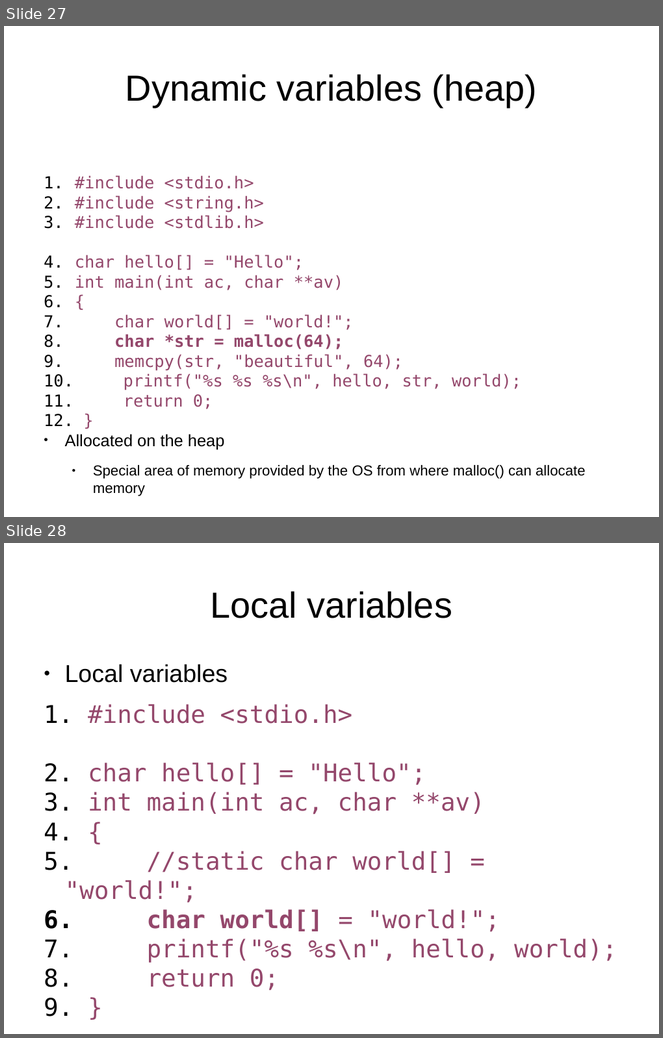
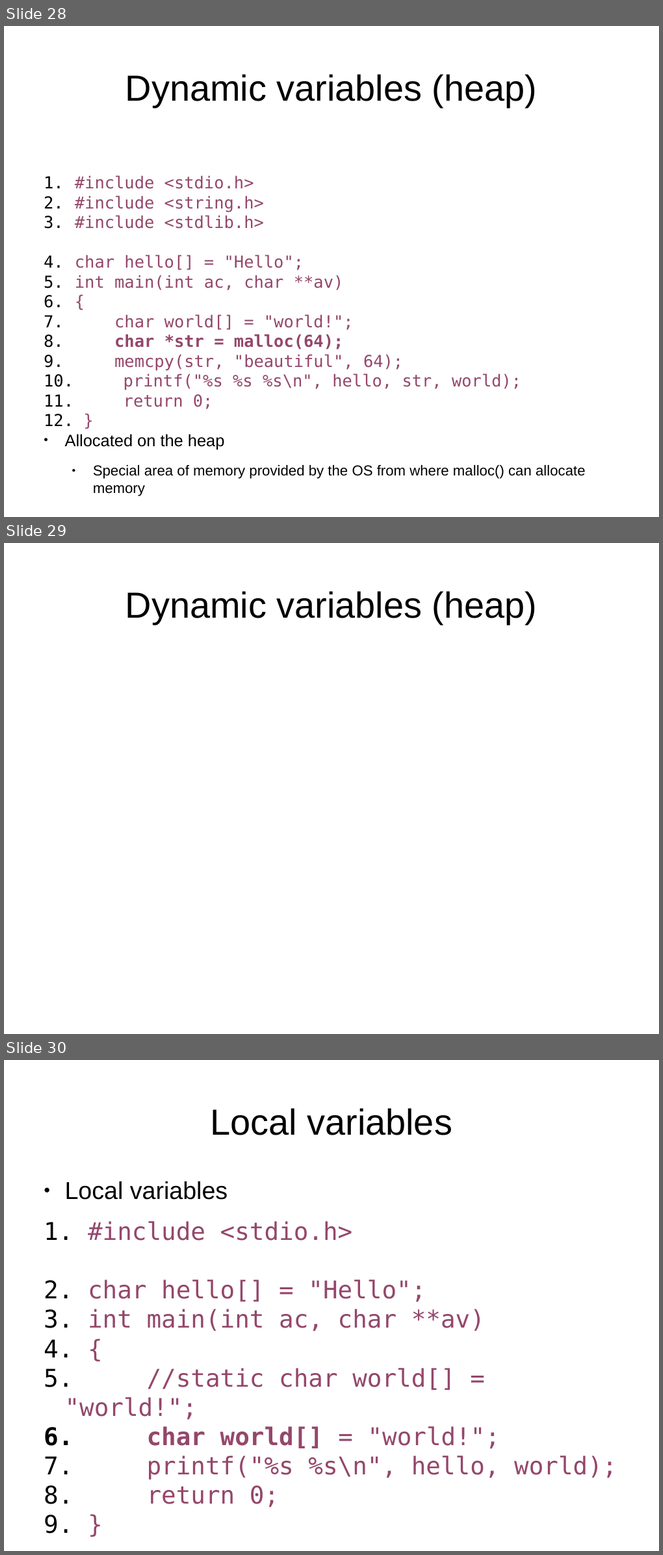
Before and after one commit to antonburtsev/cs5460, a slide deck: lectures/lecture03-calling-conventions/lecture03-calling-conventions.odp. Shown one above the other, each under a label of ours: slides 27 and 28 before the commit, slides 28, 29 and 30 after it. The pictures are 663x1038 and 663x1555 pixels, drawn with LibreOffice and Linux fonts; fonts in the diff are those of the drawing. Boxes give left, top, right and bottom in pixels: in the first picture for what was removed or moved away, otherwise in the second. Text is boxed around its words. In the diff, an @@ line names an element or a change of style, - is before the commit and + after.

```diff
--- a/lectures/lecture03-calling-conventions/lecture03-calling-conventions.odp
+++ b/lectures/lecture03-calling-conventions/lecture03-calling-conventions.odp
@@ slide 29 added at [4, 543, 659, 1034], background #FFFFFF @@
@@ title added at [126, 591, 537, 624], 44 pt, text #000000 @@
+Dynamic variables (heap)
@@ what was slide 27 is now slide 28 @@
@@ what was slide 28 is now slide 30 @@
```
Also in this commit, not shown: 1 other slide added, 2 other files.
